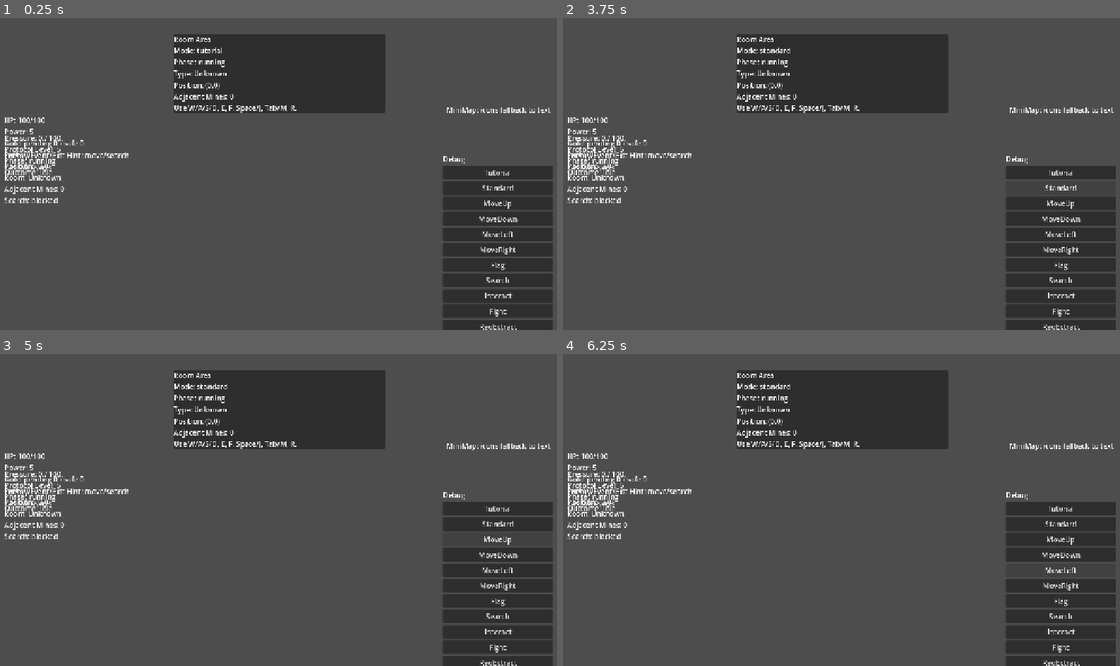
Above: before the commit, frames 1-4 (two rows, left to right).
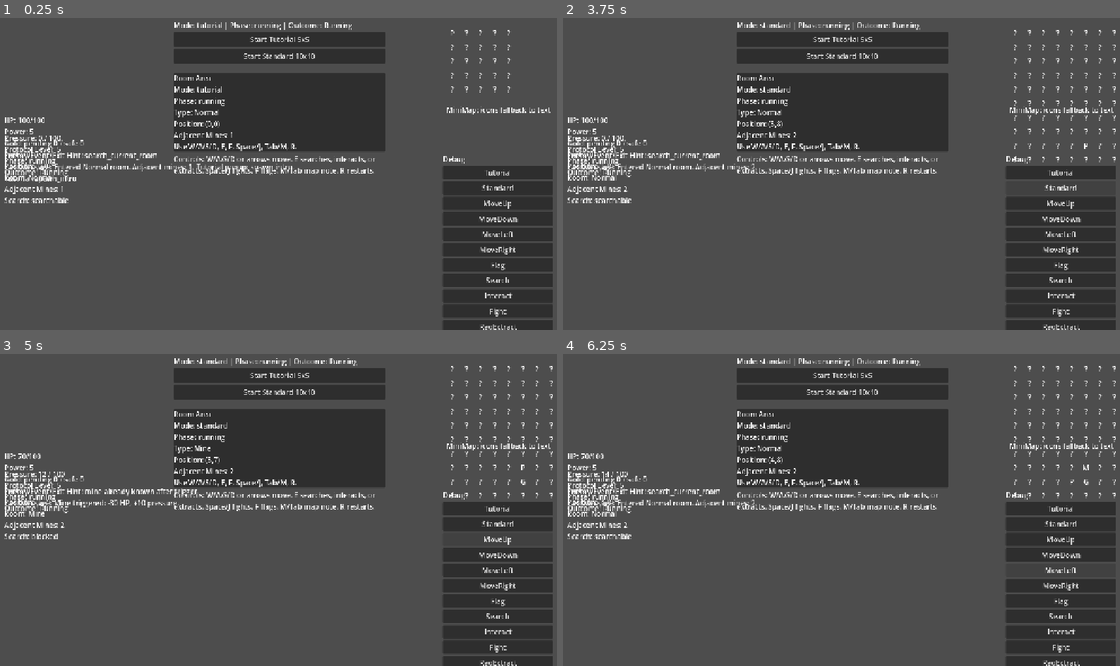
Above: after the commit, the same moments.

Repository: yanoutrageous/Game1
Game: Godot game, scene res://scenes/main/main.tscn
The game is run twice, just before and just after one commit, with the same random seed, the same clock (stepped at 60 frames per second) and the same inputs.
Inputs (mouse positions are in pixels of both pictures, inside the frame that each line leads up to):
- Up to frame 1 (0.25 s): no input
- Up to frame 2 (3.75 s): click (841, 39) at 0.5 s, where only the run after the commit has a clickable "Start Tutorial 5x5"; click "Interact" at 1.25 s; click (841, 55) at 2 s, where only the run after the commit has a clickable "Start Standard 10x10"; click (841, 55) at 2.75 s, where only the run after the commit has a clickable "Start Standard 10x10"; click "Standard" at 3.5 s
- Up to frame 3 (5 s): click "MoveUp" at 4.25 s
- Up to frame 4 (6.25 s): click "MoveDown" at 5 s; click "MoveLeft" at 5.75 s

The runs differ from the first frame. In frame 1, 8.9% of the frame differs, in the area x 1-92%, y 1-60%; in frame 2, 9.1%; in frame 3, 9.1%; in frame 4, 9.2%, in the area x 3-100%, y 1-60%.
Error before the commit: Parse Error: Cannot infer the type of "cell" variable because the value doesn't have a set type. (res://scripts/core/map/truth_map.gd:197)

Commit message:
feat: make Godot parity build manually playable

Diff:
--- a/Godot/GraytailGodot/scripts/core/command/command_bus.gd
+++ b/Godot/GraytailGodot/scripts/core/command/command_bus.gd
@@ -136,6 +136,12 @@
 func interact_current_room() -> void:
 	if not _can_accept_command():
 		return
+	if context.current_room_type == &"Exit":
+		if context.phase == &"confirm_extract":
+			confirm_extract()
+		else:
+			request_extract()
+		return
 	room_resolver.interact_current_room(context)
 	_emit_state()
 	if context.failed:
--- a/Godot/GraytailGodot/scripts/core/map/truth_map.gd
+++ b/Godot/GraytailGodot/scripts/core/map/truth_map.gd
@@ -194,7 +194,7 @@
 	for y in range(height):
 		for x in range(width):
 			var pos := Vector2i(x, y)
-			var cell := rooms[_key(pos)]
+			var cell: Dictionary = rooms[_key(pos)]
 			if bool(cell.get("spawn", false)):
 				continue
 			if bool(cell.get("mine", false)):
--- a/Godot/GraytailGodot/scripts/core/run/combat_state.gd
+++ b/Godot/GraytailGodot/scripts/core/run/combat_state.gd
@@ -8,8 +8,8 @@
 static func apply_damage(context: RunContext, amount: int, reason: String = "") -> int:
 	if context == null:
 		return 0
-	var damage := max(0, amount)
-	context.hp = max(0, context.hp - damage)
+	var damage: int = maxi(0, amount)
+	context.hp = maxi(0, context.hp - damage)
 	if context.hp <= 0:
 		context.fail_run(reason if reason != "" else "hp_depleted")
 	return damage
@@ -18,7 +18,7 @@
 static func take_mine_hit(context: RunContext) -> int:
 	if context == null:
 		return 0
-	var damage := max(MIN_MINE_DAMAGE, BASE_MINE_DAMAGE - context.mine_dmg_reduce)
+	var damage: int = maxi(MIN_MINE_DAMAGE, BASE_MINE_DAMAGE - context.mine_dmg_reduce)
 	if context.mine_immunity > 0:
 		context.mine_immunity -= 1
 		damage = 0
@@ -30,10 +30,10 @@
 static func fight_enemy(context: RunContext, pos: Vector2i, adjacent_mines: int) -> Dictionary:
 	if context == null:
 		return {"ok": false, "message": "No active run."}
-	var enemy_power := 4 + adjacent_mines + abs((pos.x * 17 + pos.y * 31 + context.seed_value) % 3)
-	var damage := max(0, enemy_power - context.power)
+	var enemy_power: int = 4 + adjacent_mines + absi((pos.x * 17 + pos.y * 31 + context.seed_value) % 3)
+	var damage: int = maxi(0, enemy_power - context.power)
 	apply_damage(context, damage, "monster")
-	var reward_gold := abs((pos.x * 13 + pos.y * 7 + context.seed_value) % 4)
+	var reward_gold: int = absi((pos.x * 13 + pos.y * 7 + context.seed_value) % 4)
 	context.pending_gold += reward_gold
 	context.run_stats["monsters_defeated"] = int(context.run_stats.get("monsters_defeated", 0)) + 1
 	context.run_stats["combat_damage"] = int(context.run_stats.get("combat_damage", 0)) + damage
--- a/Godot/GraytailGodot/scripts/core/run/room_resolver.gd
+++ b/Godot/GraytailGodot/scripts/core/run/room_resolver.gd
@@ -83,6 +83,8 @@
 	match context.current_room_type:
 		&"Chest":
 			return search_current_room(context)
+		&"Normal":
+			return search_current_room(context)
 		&"Event":
 			if context.interacted_cells.has(key):
 				context.last_message = "Event already completed."
--- a/Godot/GraytailGodot/scripts/core/run/run_inventory.gd
+++ b/Godot/GraytailGodot/scripts/core/run/run_inventory.gd
@@ -30,12 +30,12 @@
 static func add_search_reward(context: RunContext, pos: Vector2i, adjacent_mines: int, is_chest: bool) -> Dictionary:
 	if context == null:
 		return {"ok": false}
-	var base := abs((pos.x * 19 + pos.y * 23 + context.seed_value + context.turn) % 3)
-	var gold := min(4, base + int(floor(float(adjacent_mines) / 2.0)))
+	var base: int = absi((pos.x * 19 + pos.y * 23 + context.seed_value + context.turn) % 3)
+	var gold: int = mini(4, base + int(floor(float(adjacent_mines) / 2.0)))
 	var items: Array[Dictionary] = []
 	if is_chest:
-		gold = min(11, 3 + abs((pos.x * 29 + pos.y * 11 + context.seed_value) % 5) + adjacent_mines)
-		items.append({"id": "chest_part_%d_%d" % [pos.x, pos.y], "value": max(1, gold)})
+		gold = mini(11, 3 + absi((pos.x * 29 + pos.y * 11 + context.seed_value) % 5) + adjacent_mines)
+		items.append({"id": "chest_part_%d_%d" % [pos.x, pos.y], "value": maxi(1, gold)})
 		if adjacent_mines >= 2:
 			items.append({"id": "risk_find_%d_%d" % [pos.x, pos.y], "value": adjacent_mines})
 		context.run_stats["chest_rooms"] = int(context.run_stats.get("chest_rooms", 0)) + 1
--- a/Godot/GraytailGodot/scripts/core/run/run_scene.gd
+++ b/Godot/GraytailGodot/scripts/core/run/run_scene.gd
@@ -8,7 +8,9 @@
 
 var run_context: RunContext
 var command_bus: CommandBus
+var mode_label: Label
 var room_label: Label
+var controls_label: Label
 var debug_log: Label
 var hud: Hud
 var minimap_panel: MiniMapPanel
@@ -63,12 +65,27 @@
 	root.set_anchors_preset(Control.PRESET_FULL_RECT)
 	ui_layer.add_child(root)
 
+	var mode_panel := VBoxContainer.new()
+	mode_panel.name = "ModeEntryPanel"
+	mode_panel.offset_left = 400.0
+	mode_panel.offset_top = 16.0
+	mode_panel.offset_right = 880.0
+	mode_panel.offset_bottom = 120.0
+	root.add_child(mode_panel)
+
+	mode_label = Label.new()
+	mode_label.name = "ModeEntryLabel"
+	mode_label.text = "Choose a mode"
+	mode_panel.add_child(mode_label)
+	_add_mode_button(mode_panel, "Start Tutorial 5x5", func() -> void: command_bus.start_tutorial_run())
+	_add_mode_button(mode_panel, "Start Standard 10x10", func() -> void: command_bus.start_standard_run())
+
 	var room_panel := PanelContainer.new()
 	room_panel.name = "RoomArea"
 	room_panel.offset_left = 400.0
-	room_panel.offset_top = 48.0
+	room_panel.offset_top = 136.0
 	room_panel.offset_right = 880.0
-	room_panel.offset_bottom = 220.0
+	room_panel.offset_bottom = 308.0
 	root.add_child(room_panel)
 
 	room_label = Label.new()
@@ -76,6 +93,16 @@
 	room_label.autowrap_mode = TextServer.AUTOWRAP_WORD_SMART
 	room_label.text = "Room Area"
 	room_panel.add_child(room_label)
+
+	controls_label = Label.new()
+	controls_label.name = "ControlsLabel"
+	controls_label.offset_left = 400.0
+	controls_label.offset_top = 320.0
+	controls_label.offset_right = 880.0
+	controls_label.offset_bottom = 404.0
+	controls_label.autowrap_mode = TextServer.AUTOWRAP_WORD_SMART
+	controls_label.text = "Controls: W/A/S/D or arrows move. E searches, interacts, or extracts. Space/J fights. F flags. M/Tab map note. R restarts."
+	root.add_child(controls_label)
 
 	hud = HUDScene.instantiate() as Hud
 	hud.name = "HUD"
@@ -134,6 +161,14 @@
 	parent.add_child(button)
 
 
+func _add_mode_button(parent: Control, label: String, callback: Callable) -> void:
+	var button := Button.new()
+	button.text = label
+	button.custom_minimum_size = Vector2(360, 34)
+	button.pressed.connect(callback)
+	parent.add_child(button)
+
+
 func _on_state_changed(_snapshot: Dictionary) -> void:
 	_refresh_view_models()
 
@@ -150,6 +185,12 @@
 
 	var snapshot := run_context.get_status_snapshot()
 	var pos: Vector2i = snapshot.get("position", Vector2i.ZERO)
+	if mode_label != null:
+		mode_label.text = "Mode: %s | Phase: %s | Outcome: %s" % [
+			String(snapshot.get("mode", &"")),
+			String(snapshot.get("phase", &"")),
+			String(snapshot.get("outcome", "Running")),
+		]
 	if room_label != null:
 		room_label.text = "Room Area\nMode: %s\nPhase: %s\nType: %s\nPosition: (%d,%d)\nAdjacent Mines: %s\nUse W/A/S/D, E, F, Space/J, Tab/M, R." % [
 			String(snapshot.get("mode", &"")),
Binary file changed: Godot/GraytailGodot/data/assets/asset_manifest.category.translation
Binary file changed: Godot/GraytailGodot/data/assets/asset_manifest.en.translation
Binary file changed: Godot/GraytailGodot/data/assets/asset_manifest.import.translation
Binary file changed: Godot/GraytailGodot/data/assets/asset_manifest.license.translation
Binary file changed: Godot/GraytailGodot/data/assets/asset_manifest.linked.translation
Binary file changed: Godot/GraytailGodot/data/assets/asset_manifest.note.translation
Binary file changed: Godot/GraytailGodot/data/assets/asset_manifest.replacement.translation
Binary file changed: Godot/GraytailGodot/data/assets/asset_manifest.usage.translation
Not shown, added: Godot/GraytailGodot/scripts/core/run/combat_state.gd.uid
Not shown, added: Godot/GraytailGodot/scripts/core/run/protocol_service.gd.uid
Not shown, added: Godot/GraytailGodot/scripts/core/run/run_config.gd.uid
Not shown, added: Godot/GraytailGodot/scripts/core/run/run_inventory.gd.uid
(and 10 more such lines)
